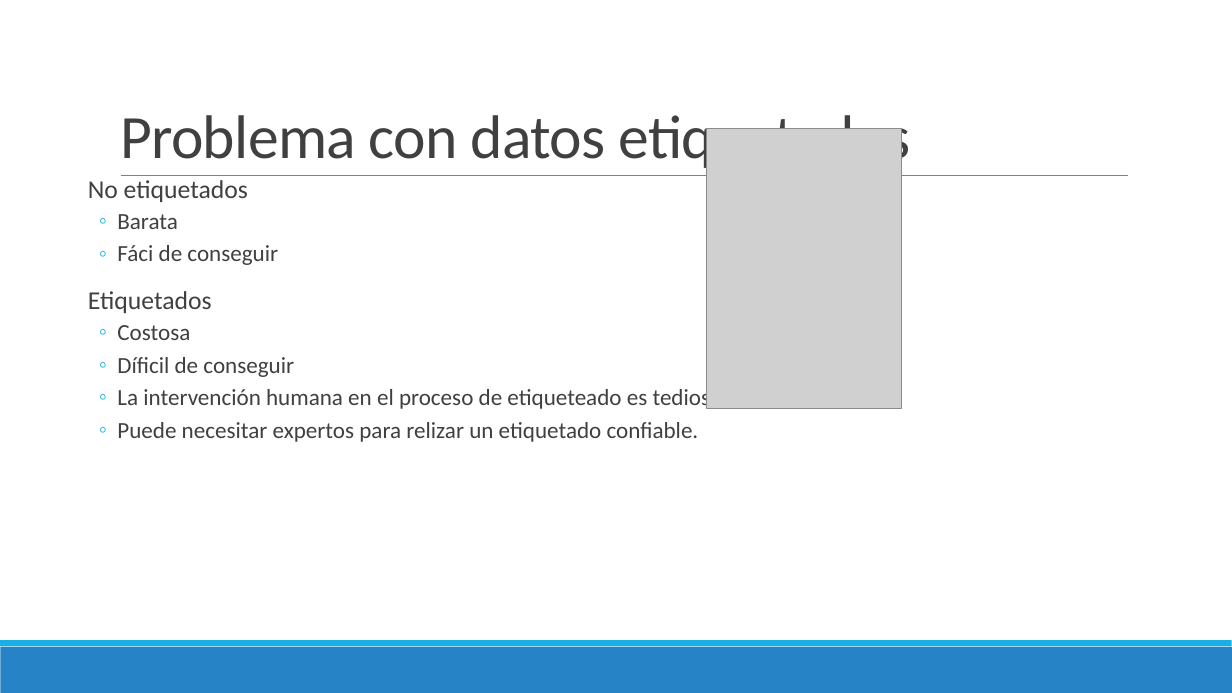
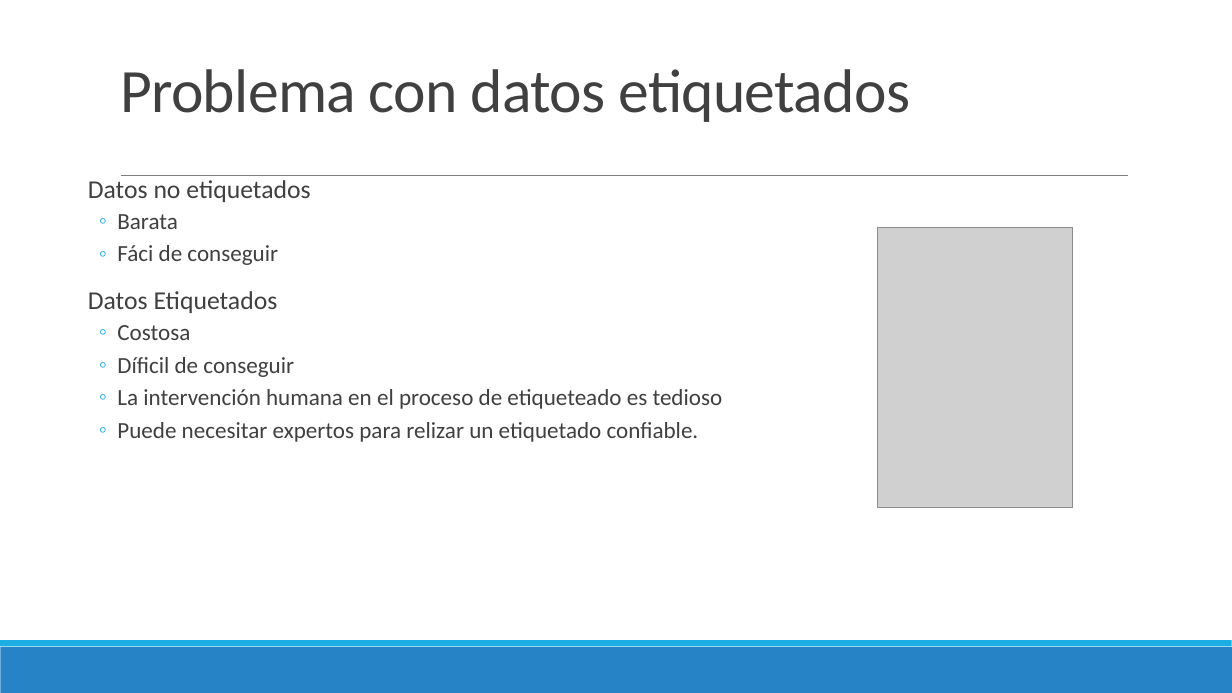
Before and after one commit to AlejoCR/Inv_Corta_III_Semisupervised_learning, a slide deck: slide 3 of investigacion_corta_III_semi_supervised_self_supervised.pptx. Drawn at 1232x693 pixels with LibreOffice and Linux fonts; fonts in the diff are those of the drawing; grey boxes stand for pictures. Boxes give left, top, right and bottom in pixels: in the first picture for what was removed or moved away, otherwise in the second. Text is boxed around its words. In the diff, an @@ line names an element or a change of style, - is before the commit and + after.

```diff
--- a/investigacion_corta_III_semi_supervised_self_supervised.pptx
+++ b/investigacion_corta_III_semi_supervised_self_supervised.pptx
@@ title "Problema con datos etiquetados" rewrapped from (x1=120, y1=107, x2=910, y2=173) to (x1=120, y1=69, x2=910, y2=122) @@
@@ text at (x1=88, y1=180, x2=310, y2=202): text changed @@
-  No etiquetados
+  Datos no etiquetados
@@ picture moved from (x1=706, y1=128, x2=901, y2=409) to (x1=878, y1=227, x2=1073, y2=507) @@
@@ text at (x1=88, y1=291, x2=278, y2=313): text changed @@
-  Etiquetados
+  Datos Etiquetados
```
Also in this commit, not shown: 7 other slides changed, 1 other file.
